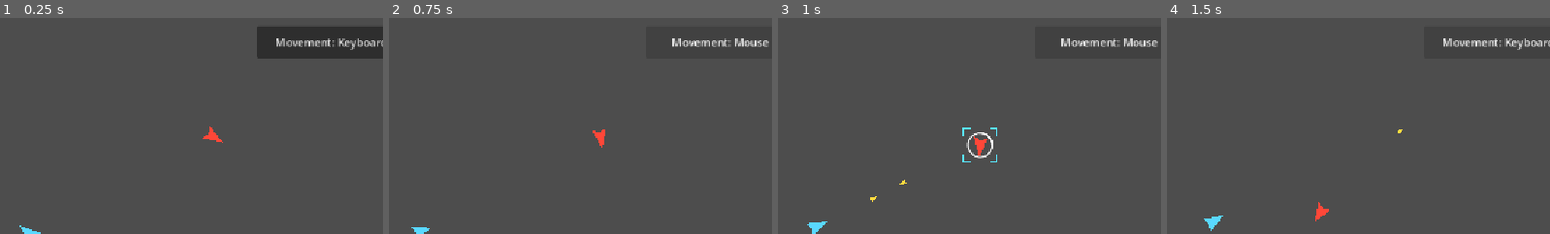
Above: before the commit, frames 1-4 (left to right).
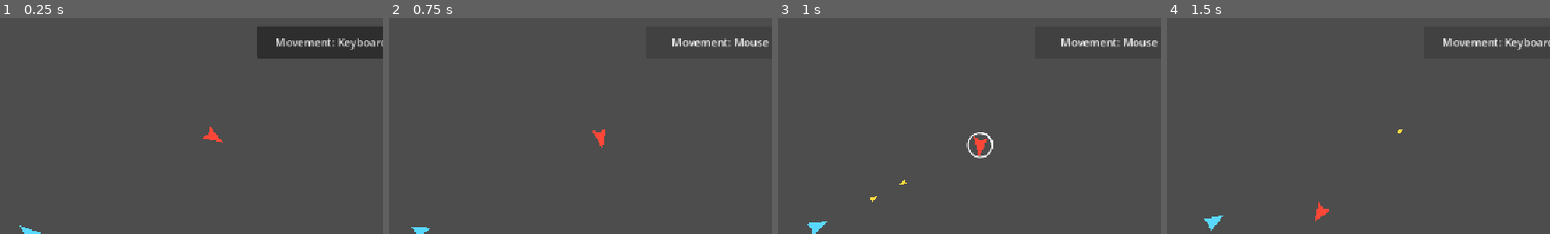
Above: after the commit, the same moments.

Repository: Bbran4/SpaceDelivery
Game: Godot game, scene res://scenes/tests/hud_test.tscn
Same seed, same stepped clock (60 frames per second), same inputs: the game is played once before the commit and once after it.
Inputs:
- Up to frame 1 (0.25 s): no input
- Up to frame 2 (0.75 s): click "Movement: Keyboard" at 0.5 s
- Up to frame 3 (1 s): no input
- Up to frame 4 (1.5 s): click "Movement: Mouse" at 1.25 s
The pictures show only the part of the screen within x 46-96%, y 0-50%; the shares and areas given below are measured in that part.

Frames 1-2 are identical in both runs. In frame 3, 0.1% of the frame differs, in the area x 48-58%, y 50-67%; in frame 4, nothing differs.

Commit message:
Replace corner brackets with circular reticle

Diff:
--- a/scenes/ui/target_reticle.tscn
+++ b/scenes/ui/target_reticle.tscn
@@ -4,23 +4,3 @@
 
 [node name="TargetReticle" type="Node2D"]
 script = ExtResource("1_reticle")
-
-[node name="TopLeft" type="Line2D" parent="."]
-default_color = Color(0.35, 0.9, 1, 1)
-width = 2.0
-points = PackedVector2Array(-25, -14, -25, -25, -14, -25)
-
-[node name="TopRight" type="Line2D" parent="."]
-default_color = Color(0.35, 0.9, 1, 1)
-width = 2.0
-points = PackedVector2Array(14, -25, 25, -25, 25, -14)
-
-[node name="BottomRight" type="Line2D" parent="."]
-default_color = Color(0.35, 0.9, 1, 1)
-width = 2.0
-points = PackedVector2Array(25, 14, 25, 25, 14, 25)
-
-[node name="BottomLeft" type="Line2D" parent="."]
-default_color = Color(0.35, 0.9, 1, 1)
-width = 2.0
-points = PackedVector2Array(-14, 25, -25, 25, -25, 14)
